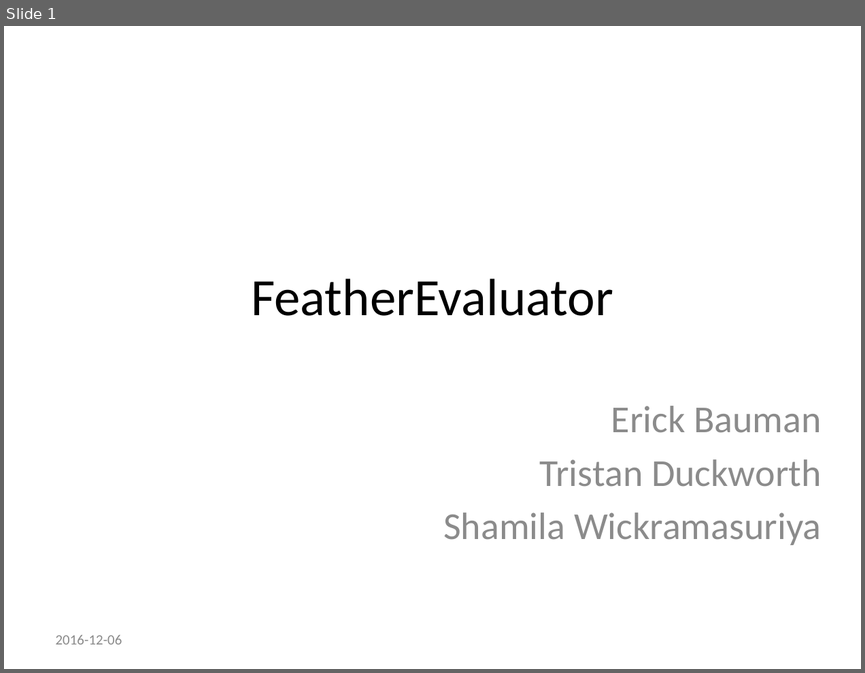
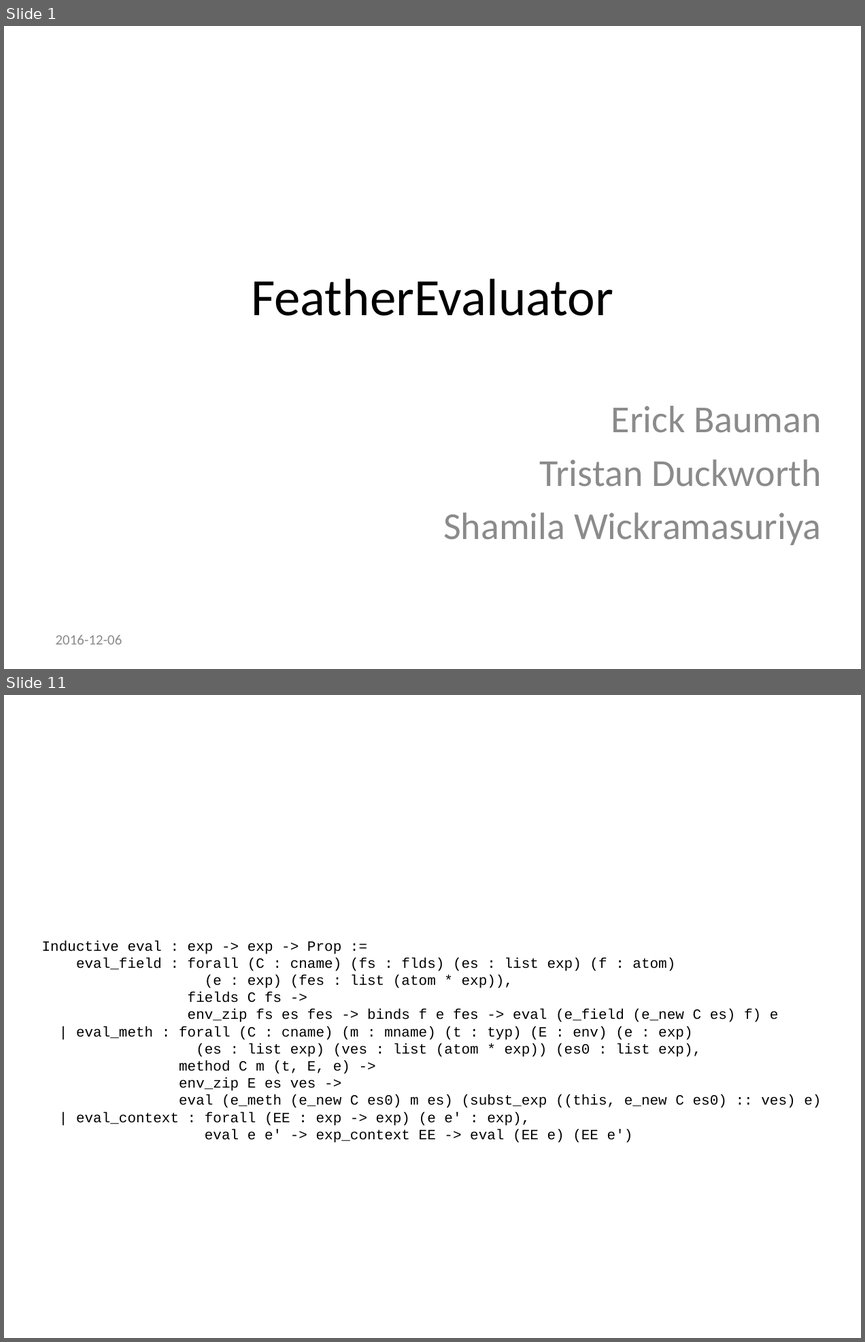
Before and after one commit to tgduckworth/FeatherEvaluator, a slide deck: Document/Presentation.pptx. Shown one above the other, each under a label of ours: slide 1 before the commit, slides 1 and 11 after it; the slides between them are not shown. The pictures are 865x673 and 865x1342 pixels, drawn with LibreOffice and Linux fonts; fonts in the diff are those of the drawing; background and template pictures are left out. Boxes give left, top, right and bottom in pixels: in the first picture for what was removed or moved away, otherwise in the second. Text is boxed around its words. In the diff, an @@ line names an element or a change of style, - is before the commit and + after.

```diff
--- a/Document/Presentation.pptx
+++ b/Document/Presentation.pptx
@@ slide 11 added at (4, 695, 861, 1338), background picture (left out) @@
@@ title added at (193, 705, 861, 764), 39.6 pt, text #FFFFFF @@
+de Fraine’s Implementation
@@ text added at (42, 940, 821, 1142), 12 pt, text #000000 @@
+Inductive eval : exp -> exp -> Prop :=
+eval_field : forall (C : cname) (fs : flds) (es : list exp) (f : atom)
+(e : exp) (fes : list (atom * exp)),
+fields C fs ->
+env_zip fs es fes -> binds f e fes -> eval (e_field (e_new C es) f) e
+| eval_meth : forall (C : cname) (m : mname) (t : typ) (E : env) (e : exp)
+(es : list exp) (ves : list (atom * exp)) (es0 : list exp),
+method C m (t, E, e) ->
+env_zip E es ves ->
+eval (e_meth (e_new C es0) m es) (subst_exp ((this, e_new C es0) :: ves) e)
+| eval_context : forall (EE : exp -> exp) (e e' : exp),
+eval e e' -> exp_context EE -> eval (EE e) (EE e')
```
Also in this commit, not shown: 3 slides changed, 22 other slides added, 4 slides removed, 2 other files.
